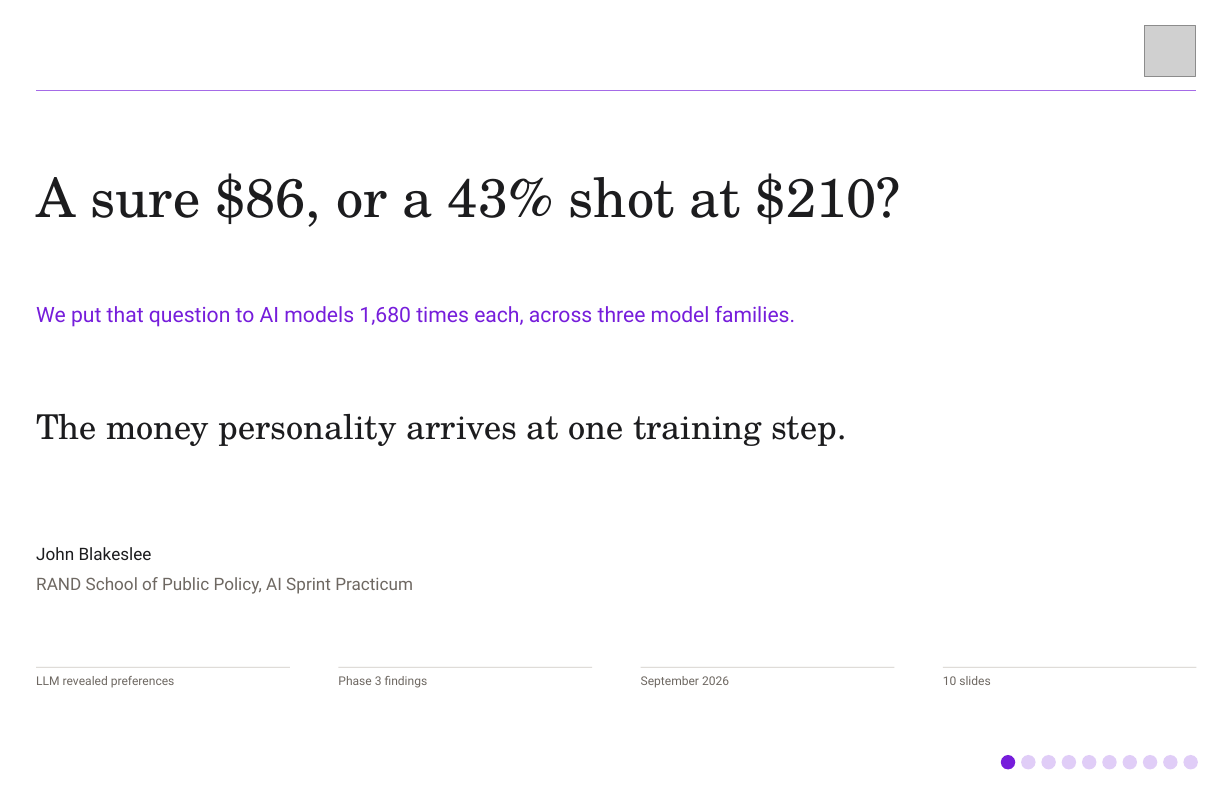
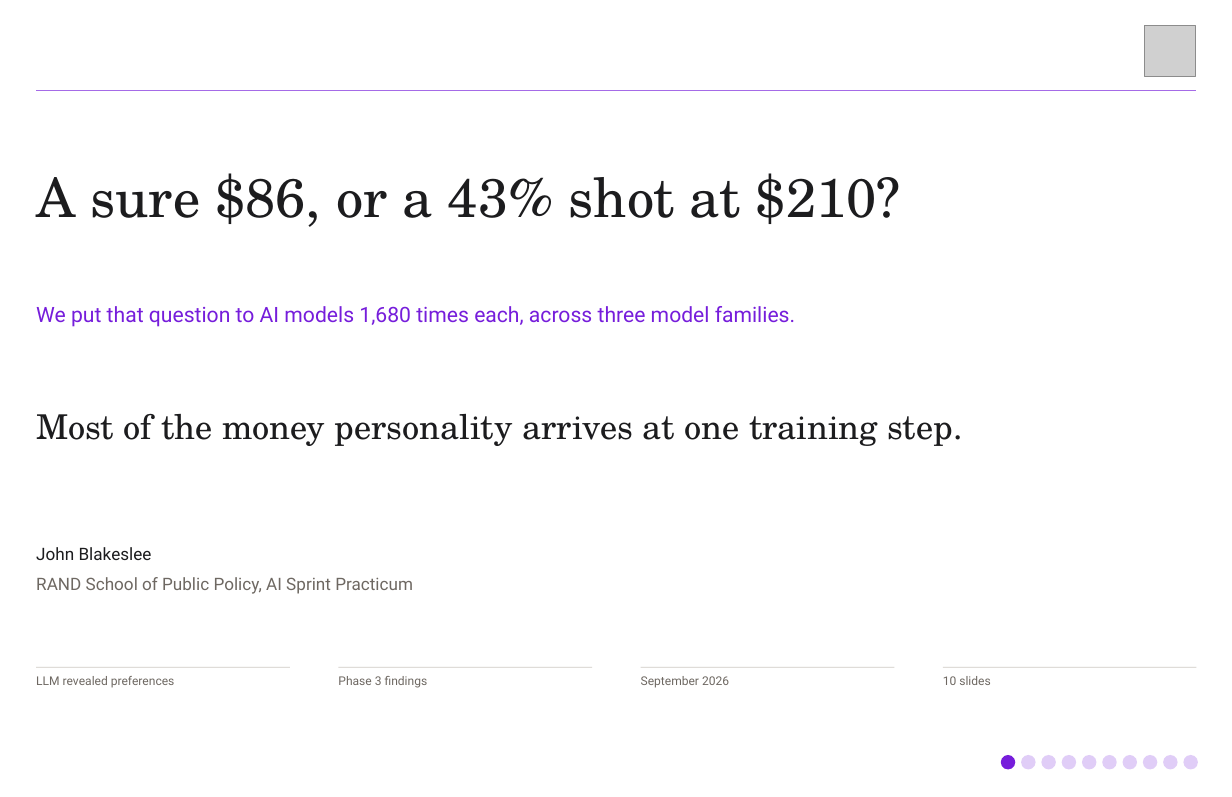
Before and after one commit to jblakeslee89/llm-revealed-preferences, a slide deck: slide 1 of briefings/phase3-findings-10min.pptx. Drawn at 1232x797 pixels with LibreOffice and Linux fonts; fonts in the diff are those of the drawing; grey boxes stand for pictures. Boxes give left, top, right and bottom in pixels: in the first picture for what was removed or moved away, otherwise in the second. Text is boxed around its words. In the diff, an @@ line names an element or a change of style, - is before the commit and + after.

```diff
--- a/briefings/phase3-findings-10min.pptx
+++ b/briefings/phase3-findings-10min.pptx
@@ text at [36,414,962,446]: text changed @@
-The money personality arrives at one training step.
+Most of the money personality arrives at one training step.
```
Also in this commit, not shown: 3 other slides changed, 2 other files.
